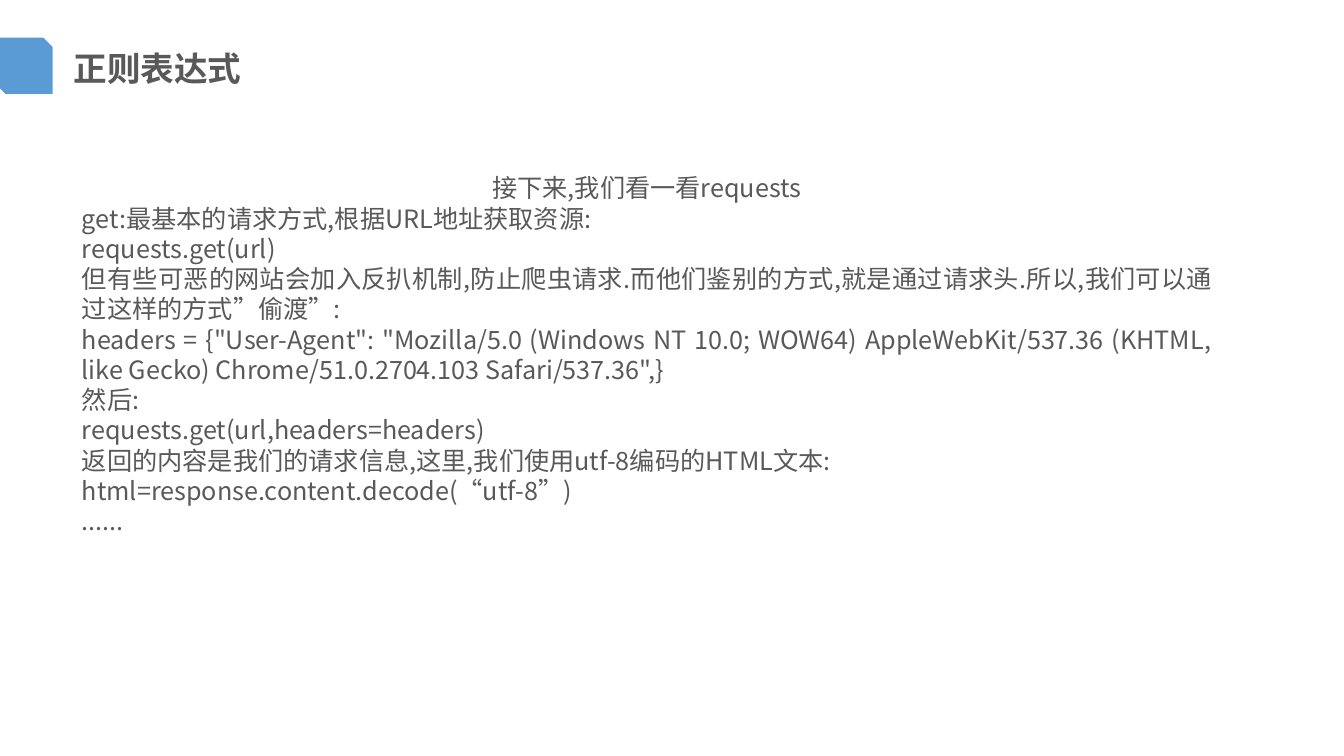
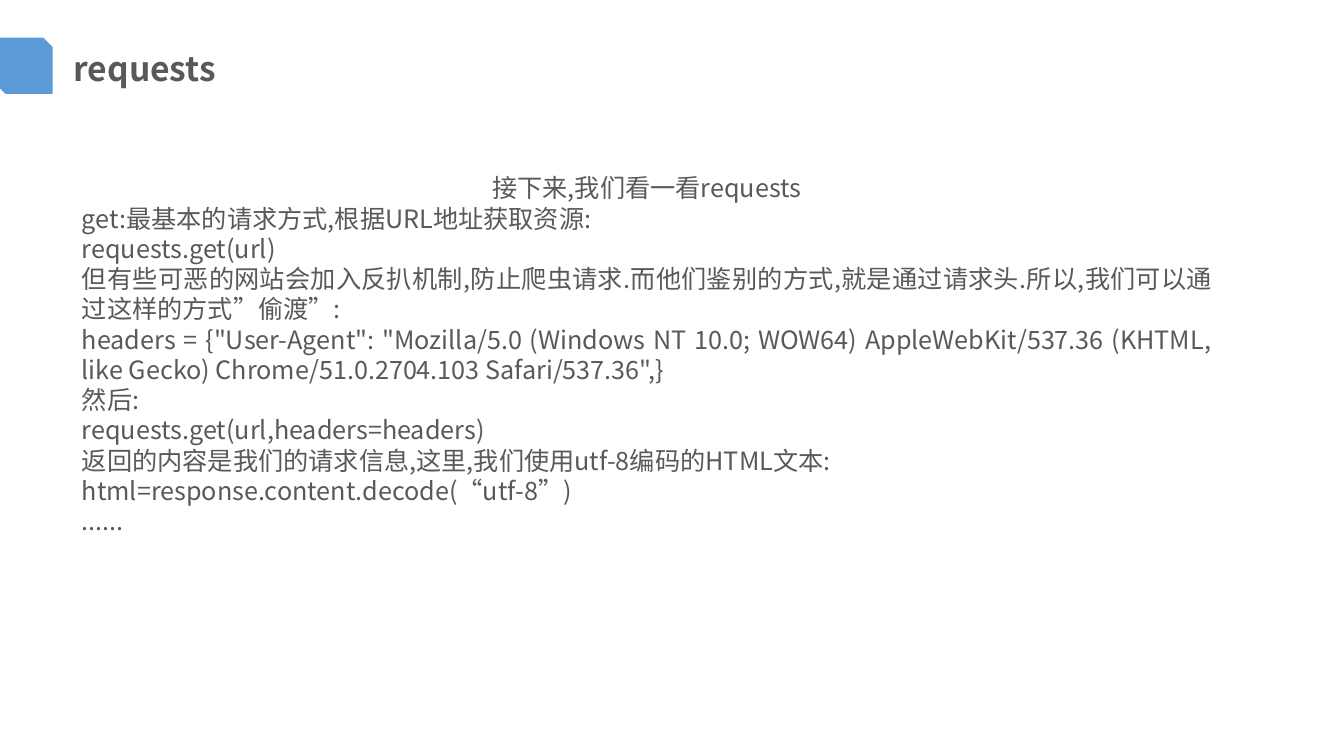
Before and after one commit to FireInIceCode/computer-science, a slide deck: slide 9 of 第一节/index.pptx. Drawn at 1344x756 pixels with LibreOffice and Linux fonts; fonts in the diff are those of the drawing; background and template pictures are left out. Boxes give left, top, right and bottom in pixels: in the first picture for what was removed or moved away, otherwise in the second. Text is boxed around its words. In the diff, an @@ line names an element or a change of style, - is before the commit and + after.

```diff
--- a/第一节/index.pptx
+++ b/第一节/index.pptx
@@ text at (74, 57, 217, 88): text changed @@
-正则表达式
+requests
```
Also in this commit, not shown: 7 other slides changed, 1 other file.
